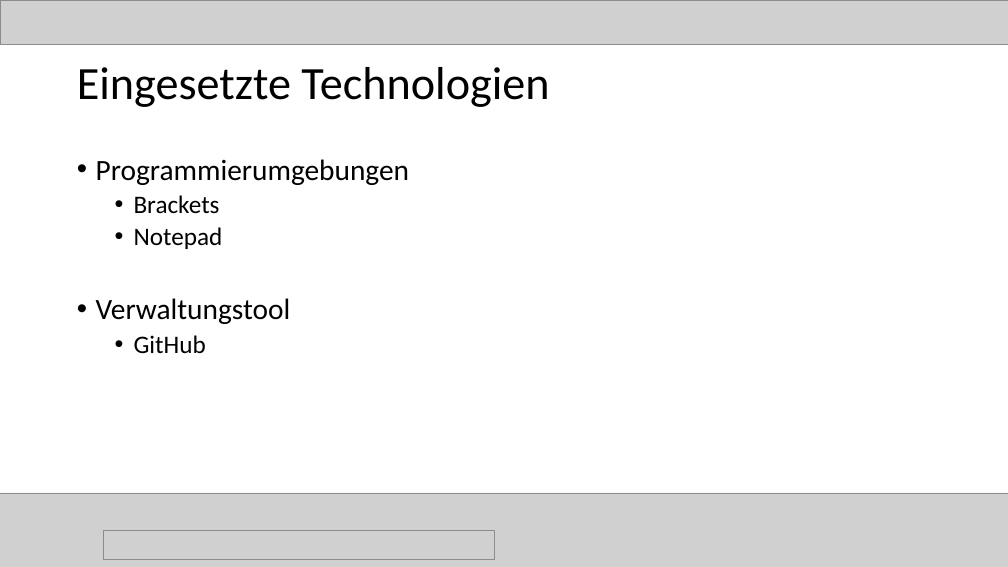
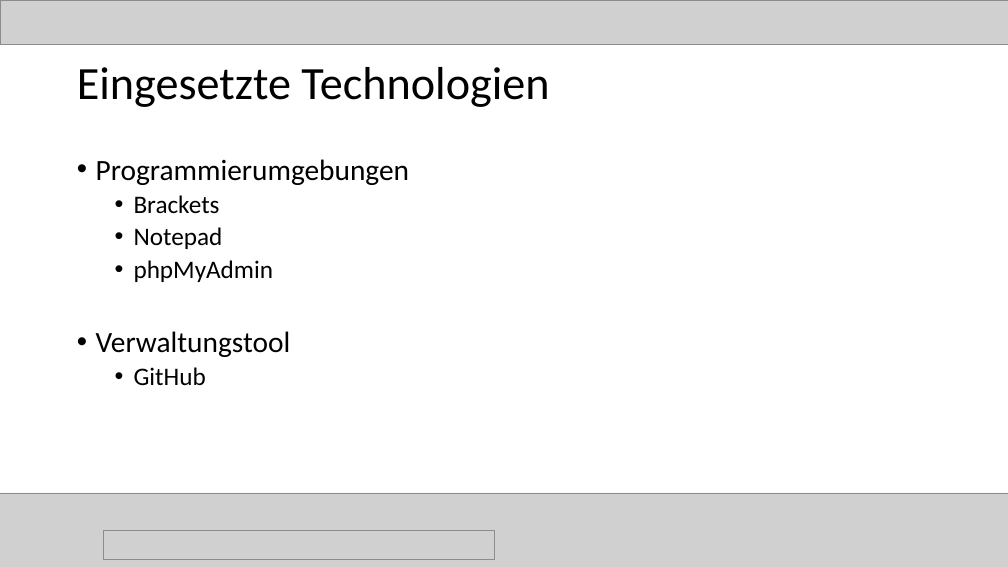
Before and after one commit to magharmi/StudentenFuerStudenten, a slide deck: slide 10 of Power Point/final.pptx. Drawn at 1008x567 pixels with LibreOffice and Linux fonts; fonts in the diff are those of the drawing; grey boxes stand for pictures. Boxes give left, top, right and bottom in pixels: in the first picture for what was removed or moved away, otherwise in the second. Text is boxed around its words. In the diff, an @@ line names an element or a change of style, - is before the commit and + after.

```diff
--- a/Power Point/final.pptx
+++ b/Power Point/final.pptx
@@ text at (x1=134, y1=260, x2=274, y2=282): paragraph added @@
+  • phpMyAdmin
```
Also in this commit, not shown: 8 other slides changed.
